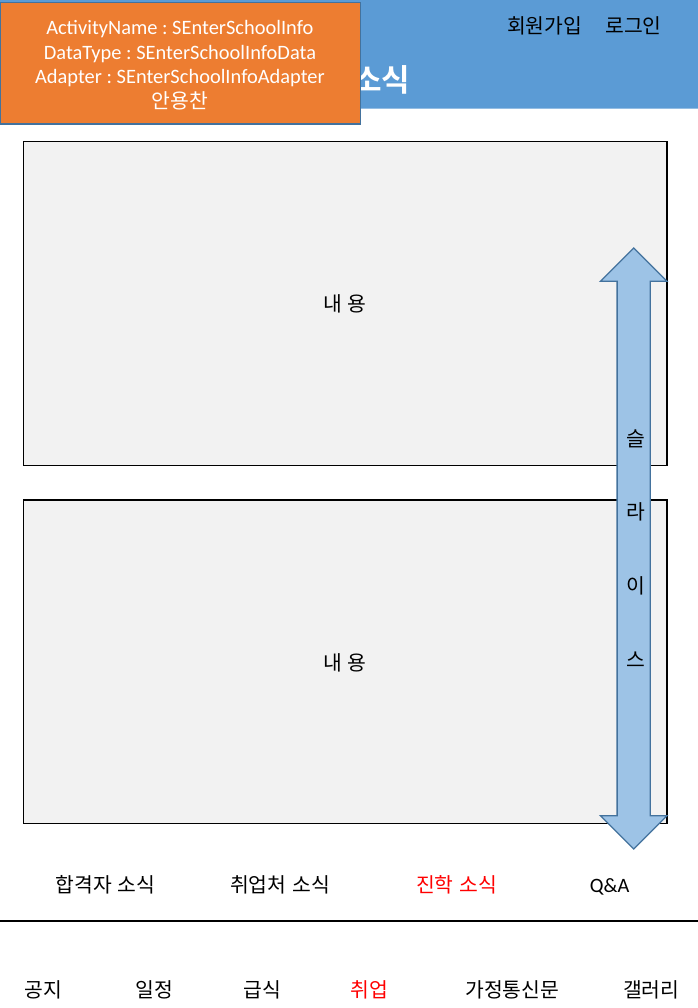
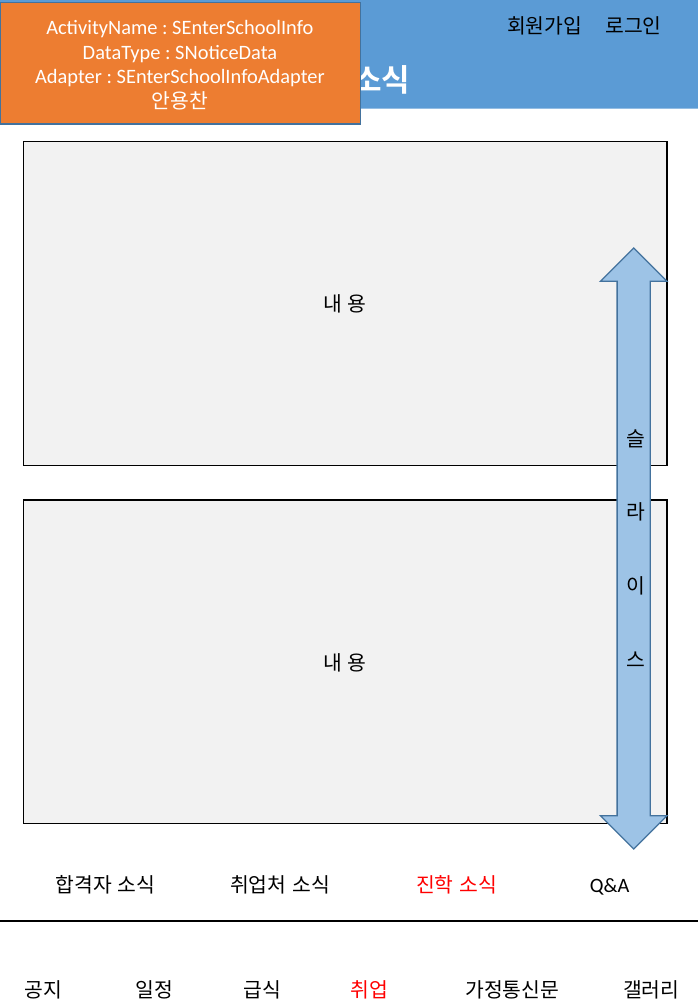
Before and after one commit to jungho-shin/SIHSchool, a slide deck: slide 8 of app/src/main/assets/어플_스토리보드.pptx. Drawn at 698x1008 pixels with LibreOffice and Linux fonts; fonts in the diff are those of the drawing; background and template pictures are left out. Boxes give left, top, right and bottom in pixels: in the first picture for what was removed or moved away, otherwise in the second. Text is boxed around its words. In the diff, an @@ line names an element or a change of style, - is before the commit and + after.

```diff
--- a/app/src/main/assets/어플_스토리보드.pptx
+++ b/app/src/main/assets/어플_스토리보드.pptx
@@ text in rectangle at (83,45,277,63): text changed @@
-DataType : SEnterSchoolInfoData
+DataType : SNoticeData
```
Also in this commit, not shown: 6 other slides changed.
